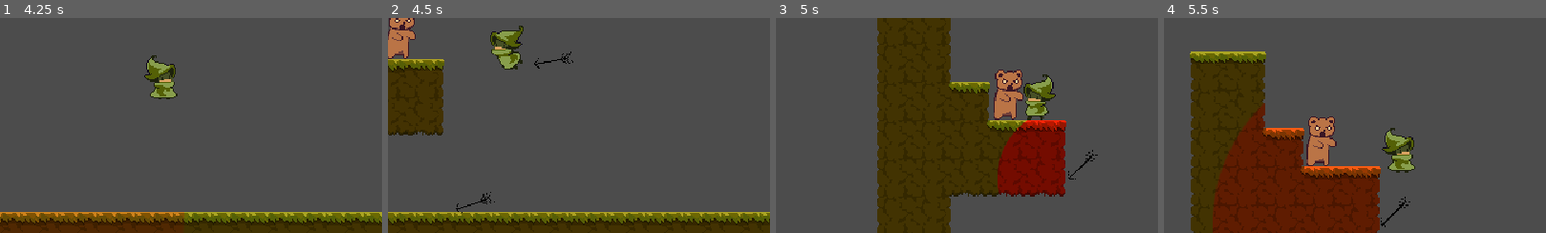
Above: before the commit, frames 1-4 (left to right).
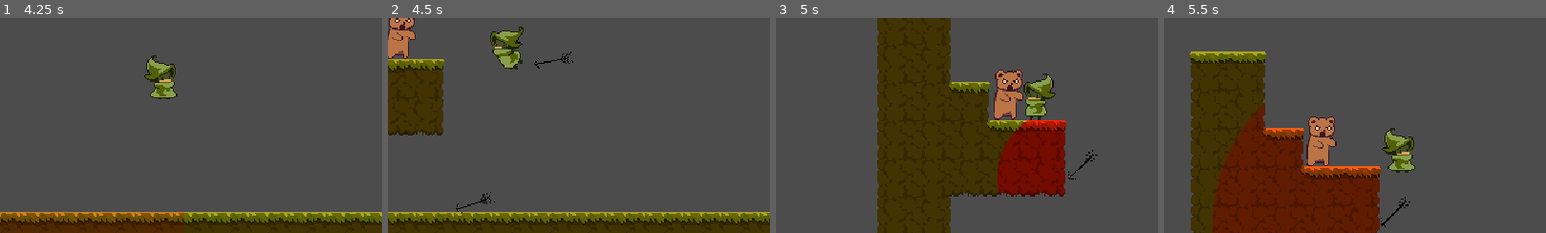
Above: after the commit, the same moments.

Repository: vanjac/wi22jam
Game: Godot game, scene res://placeholder/biggertestlevel.tscn
Two runs of this game, one before a commit and one after it. Both use one fixed random seed, a clock stepped at 60 frames per second and the inputs below.
Inputs (mouse positions are % of the whole screen's width and height, from its top left):
- Up to frame 1 (4.25 s): move the mouse to (72, 45) at 0.52 s; hold Right mouse button (dash) 0.53-1.28 s; hold D (right) 0.53-2.03 s; tap Space (jump) at 0.77, 1.52, 3.02, 3.77 s; move the mouse to (30, 55) at 1.27 s; right-click (30, 55) at 1.35 s; move the mouse to (60, 28) at 2.02 s; press the mouse at (60, 28) at 2.03 s; hold A (left) 2.03-2.78 s; right-click (60, 28) at 2.3 s; move the mouse to (45, 70) at 2.77 s; release the mouse at (45, 70) at 2.78 s; hold D (right) from 2.78 s (still down); right-click (45, 70) at 2.85 s; move the mouse to (80, 65) at 3.52 s; hold Right mouse button (dash) from 3.53 s (still down)
- Up to frame 2 (4.5 s): move the mouse to (20, 35) at 4.27 s; release D (right) at 4.28 s; release Right mouse button (dash) at 4.28 s; hold A (left) from 4.28 s (still down); click (20, 35) at 4.35 s
- Up to frame 3 (5 s): keep holding A (left); tap Space (jump) at 4.52 s; right-click (20, 35) at 4.55 s
- Up to frame 4 (5.5 s): move the mouse to (55, 50) at 5.02 s; release A (left) at 5.03 s; hold D (right) from 5.03 s (still down); hold Right mouse button (dash) from 5.03 s (still down)
The pictures show only the part of the screen within x 22-72%, y 24-74%; the shares and areas given below are measured in that part.

Frame 1 is identical in both runs. In frame 2, 0.2% of the frame differs, in the area x 27-36%, y 3-24%; in frame 3, 0.4%, in the area x 64-74%, y 25-48%; in frame 4, nothing differs.

Commit message:
plants shake when waking up

Diff:
--- a/enemies/Enemy.gd
+++ b/enemies/Enemy.gd
@@ -8,6 +8,10 @@
 const knockback_decel = 200
 const die_spin_speed = 100
 
+const shake_time = 1
+const shake_step = 1.0/15.0
+const shake_move = 1
+
 export(bool) var is_animal = false
 export(float) var walk_speed = 100
 export(float) var step_time = 0.2
@@ -15,11 +19,12 @@
 onready var sprite = $Sprite
 onready var player = get_tree().get_root().find_node("Player", true, false)
 
-enum State { TAME, WAKE, CHASE, RECOIL, DIE }
+enum State { TAME, SHAKE, WAKE, CHASE, RECOIL, DIE }
 var state = State.TAME
 var time_in_state = 0
 
 var step = 0
+var shake_dir = 1
 
 func _ready():
 	set_state(State.TAME)
@@ -28,6 +33,14 @@
 	time_in_state += delta
 
 	match state:
+		State.SHAKE:
+			step += delta
+			if step > shake_step:
+				step -= shake_step
+				position.x += shake_move * shake_dir
+				shake_dir *= -1
+			if time_in_state >= shake_time:
+				set_state(State.WAKE)
 		State.WAKE:
 			if time_in_state >= wake_time:
 				set_state(State.CHASE)
@@ -69,7 +82,10 @@
 				move_vec.x = -sign(to_player) * walk_speed
 
 func _on_angered():
-	set_state(State.WAKE)
+	if is_animal:
+		set_state(State.WAKE)
+	else:
+		set_state(State.SHAKE)
 
 func _on_shot(position, direction):
 	if is_animal:
--- a/player/Player.gd
+++ b/player/Player.gd
@@ -20,7 +20,7 @@
 const knockback_speed = 175
 const walk_step_time = 0.14
 const stand_step_time = 0.3
-const dash_step_time = 0.07
+const dash_step_time = 1.0/15.0
 
 var walk = 0  # 0, 1, or -1
 var jumping = false
